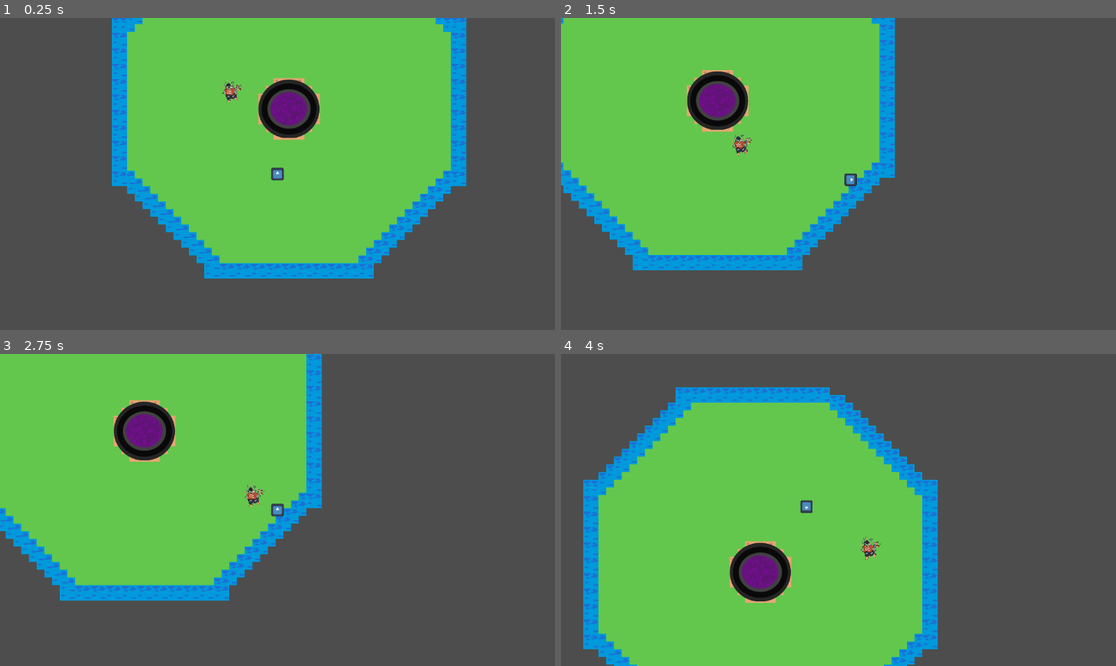
Above: before the commit, frames 1-4 (two rows, left to right).
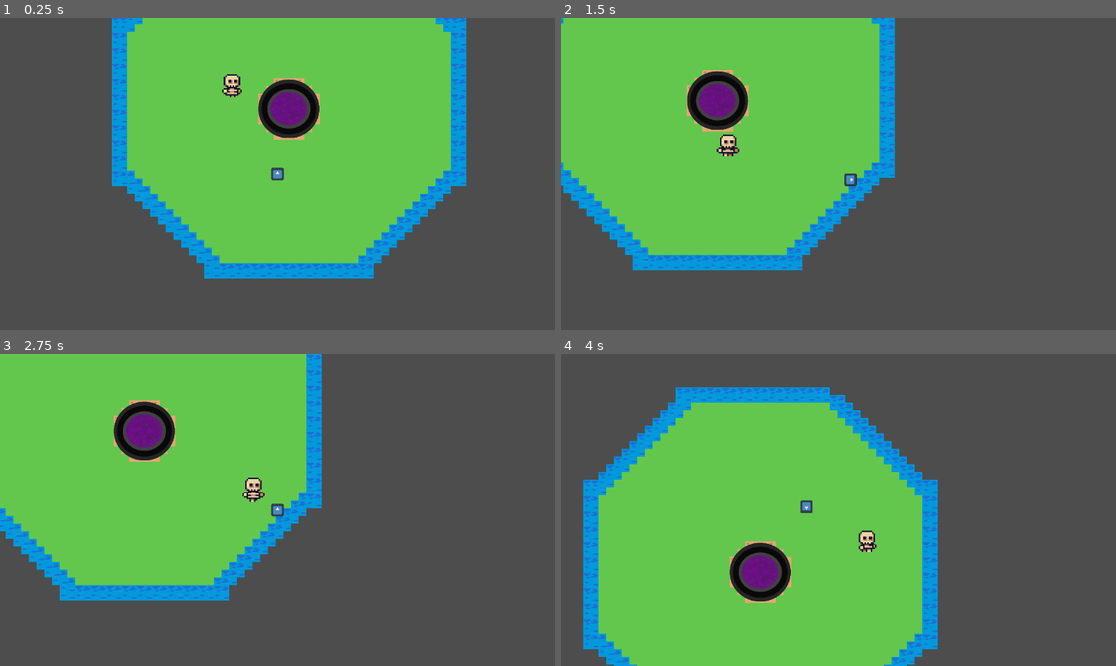
Above: after the commit, the same moments.

Repository: archimbald4488/FGJ2025
Game: Godot game, scene res://scenes/map.tscn
Same seed, same stepped clock (60 frames per second), same inputs: the game is played once before the commit and once after it. The engine's default icon, where the game draws it, is replaced by a stand-in: a white triangle on a blue panel in a dark square.
Inputs:
- Up to frame 1 (0.25 s): no input
- Up to frame 2 (1.5 s): hold D (right) 0.53-1.28 s; tap Space (attack) at 0.6, 1.35 s; hold S (down) from 1.28 s (still down)
- Up to frame 3 (2.75 s): release S (down) at 2.03 s; hold D (right) from 2.03 s (still down); tap Space (attack) at 2.1 s
- Up to frame 4 (4 s): release D (right) at 2.78 s; hold W (up) 2.78-3.53 s; tap Space (attack) at 2.85, 3.6 s; hold A (left) from 3.53 s (still down)

The runs differ from the first frame. In frame 1, 0.3% of the frame differs, in the area x 39-58%, y 18-39%; in frame 2, 0.3%, in the area x 23-54%, y 17-54%; in frame 3, 0.3%; in frame 4, 0.3%.

Commit message:
Liskoenemy was skabledong all along

Diff:
--- a/project.godot
+++ b/project.godot
@@ -58,4 +58,5 @@
 
 [rendering]
 
+textures/canvas_textures/default_texture_filter=0
 renderer/rendering_method="gl_compatibility"
--- a/scenes/enemies/lisko_enemy.tscn
+++ b/scenes/enemies/lisko_enemy.tscn
@@ -1,11 +1,71 @@
-[gd_scene load_steps=4 format=3 uid="uid://d4lg643btasi1"]
+[gd_scene load_steps=12 format=3 uid="uid://d4lg643btasi1"]
 
-[ext_resource type="Texture2D" uid="uid://0bd7q8qfrrb" path="res://assets/FGJ Assets/02. Characters/FGJ25_Diplocaulus3.PNG" id="1_0f3ec"]
 [ext_resource type="Script" path="res://scenes/enemies/lisko_enemy.gd" id="1_u6k1c"]
+[ext_resource type="Texture2D" uid="uid://cxp6gp7dumndx" path="res://assets/Sunnyside assets/CHARACTERS/ANIMATION/SKELETON/PNG/skeleton_walk_strip8.png" id="2_rdma8"]
 
-[sub_resource type="CapsuleShape2D" id="CapsuleShape2D_vqcsq"]
-radius = 192.05
-height = 422.38
+[sub_resource type="AtlasTexture" id="AtlasTexture_gdjtt"]
+atlas = ExtResource("2_rdma8")
+region = Rect2(0, 0, 96, 64)
+
+[sub_resource type="AtlasTexture" id="AtlasTexture_d3mq4"]
+atlas = ExtResource("2_rdma8")
+region = Rect2(96, 0, 96, 64)
+
+[sub_resource type="AtlasTexture" id="AtlasTexture_3ek0o"]
+atlas = ExtResource("2_rdma8")
+region = Rect2(192, 0, 96, 64)
+
+[sub_resource type="AtlasTexture" id="AtlasTexture_g5jx5"]
+atlas = ExtResource("2_rdma8")
+region = Rect2(288, 0, 96, 64)
+
+[sub_resource type="AtlasTexture" id="AtlasTexture_28c8t"]
+atlas = ExtResource("2_rdma8")
+region = Rect2(384, 0, 96, 64)
+
+[sub_resource type="AtlasTexture" id="AtlasTexture_735ua"]
+atlas = ExtResource("2_rdma8")
+region = Rect2(480, 0, 96, 64)
+
+[sub_resource type="AtlasTexture" id="AtlasTexture_x44mv"]
+atlas = ExtResource("2_rdma8")
+region = Rect2(576, 0, 96, 64)
+
+[sub_resource type="AtlasTexture" id="AtlasTexture_p2fth"]
+atlas = ExtResource("2_rdma8")
+region = Rect2(672, 0, 96, 64)
+
+[sub_resource type="SpriteFrames" id="SpriteFrames_snvma"]
+animations = [{
+"frames": [{
+"duration": 1.0,
+"texture": SubResource("AtlasTexture_gdjtt")
+}, {
+"duration": 1.0,
+"texture": SubResource("AtlasTexture_d3mq4")
+}, {
+"duration": 1.0,
+"texture": SubResource("AtlasTexture_3ek0o")
+}, {
+"duration": 1.0,
+"texture": SubResource("AtlasTexture_g5jx5")
+}, {
+"duration": 1.0,
+"texture": SubResource("AtlasTexture_28c8t")
+}, {
+"duration": 1.0,
+"texture": SubResource("AtlasTexture_735ua")
+}, {
+"duration": 1.0,
+"texture": SubResource("AtlasTexture_x44mv")
+}, {
+"duration": 1.0,
+"texture": SubResource("AtlasTexture_p2fth")
+}],
+"loop": true,
+"name": &"default",
+"speed": 5.0
+}]
 
 [node name="LiskoEnemy" type="CharacterBody2D" groups=["Enemy"]]
 collision_layer = 4
@@ -16,12 +76,17 @@
 damage = 1
 metadata/_edit_group_ = true
 
-[node name="CollisionShape2D" type="CollisionShape2D" parent="."]
-shape = SubResource("CapsuleShape2D_vqcsq")
+[node name="CollisionShape2D" type="CollisionPolygon2D" parent="."]
+position = Vector2(1.13533, -0.28904)
+scale = Vector2(1.02934, 1.00717)
+polygon = PackedVector2Array(-22.476, -39.4282, -24, 22, 25, 21, 25, -39)
 
-[node name="Sprite2D" type="Sprite2D" parent="."]
-scale = Vector2(0.2, 0.2)
-texture = ExtResource("1_0f3ec")
+[node name="Sprite2D" type="AnimatedSprite2D" parent="."]
+position = Vector2(-309.875, 164.688)
+scale = Vector2(3.09375, 2.95313)
+sprite_frames = SubResource("SpriteFrames_snvma")
+autoplay = "default"
+frame_progress = 0.561095
 offset = Vector2(100, -60)
 
 [node name="NavigationAgent2D" type="NavigationAgent2D" parent="."]
--- a/scenes/map.tscn
+++ b/scenes/map.tscn
@@ -461,12 +461,12 @@
 
 [node name="LiskoEnemy" parent="." node_paths=PackedStringArray("target_to_chase") instance=ExtResource("3_uiaia")]
 position = Vector2(-141, -72)
-scale = Vector2(0.1, 0.1)
 health = 0
 damage = 0
 target_to_chase = NodePath("../Player")
 
 [node name="NavigationRegion2D" type="NavigationRegion2D" parent="."]
+position = Vector2(0, 1)
 navigation_polygon = SubResource("NavigationPolygon_3dywq")
 
 [node name="Cauldron" parent="." instance=ExtResource("4_h5mq3")]
Binary file added: assets/Sunnyside assets/CHARACTERS/ANIMATION/BASE CHARACTER/GIF/spr_attack.gif
Binary file added: assets/Sunnyside assets/CHARACTERS/ANIMATION/BASE CHARACTER/GIF/spr_axe.gif
Binary file added: assets/Sunnyside assets/CHARACTERS/ANIMATION/BASE CHARACTER/GIF/spr_carry.gif
Binary file added: assets/Sunnyside assets/CHARACTERS/ANIMATION/BASE CHARACTER/GIF/spr_casting.gif
Binary file added: assets/Sunnyside assets/CHARACTERS/ANIMATION/BASE CHARACTER/GIF/spr_caught.gif
Binary file added: assets/Sunnyside assets/CHARACTERS/ANIMATION/BASE CHARACTER/GIF/spr_death.gif
Binary file added: assets/Sunnyside assets/CHARACTERS/ANIMATION/BASE CHARACTER/GIF/spr_dig.gif
Binary file added: assets/Sunnyside assets/CHARACTERS/ANIMATION/BASE CHARACTER/GIF/spr_doing.gif
Binary file added: assets/Sunnyside assets/CHARACTERS/ANIMATION/BASE CHARACTER/GIF/spr_hammering.gif
Binary file added: assets/Sunnyside assets/CHARACTERS/ANIMATION/BASE CHARACTER/GIF/spr_hurt.gif
Binary file added: assets/Sunnyside assets/CHARACTERS/ANIMATION/BASE CHARACTER/GIF/spr_idle.gif
Binary file added: assets/Sunnyside assets/CHARACTERS/ANIMATION/BASE CHARACTER/GIF/spr_jump.gif
(and 214 more such lines)
